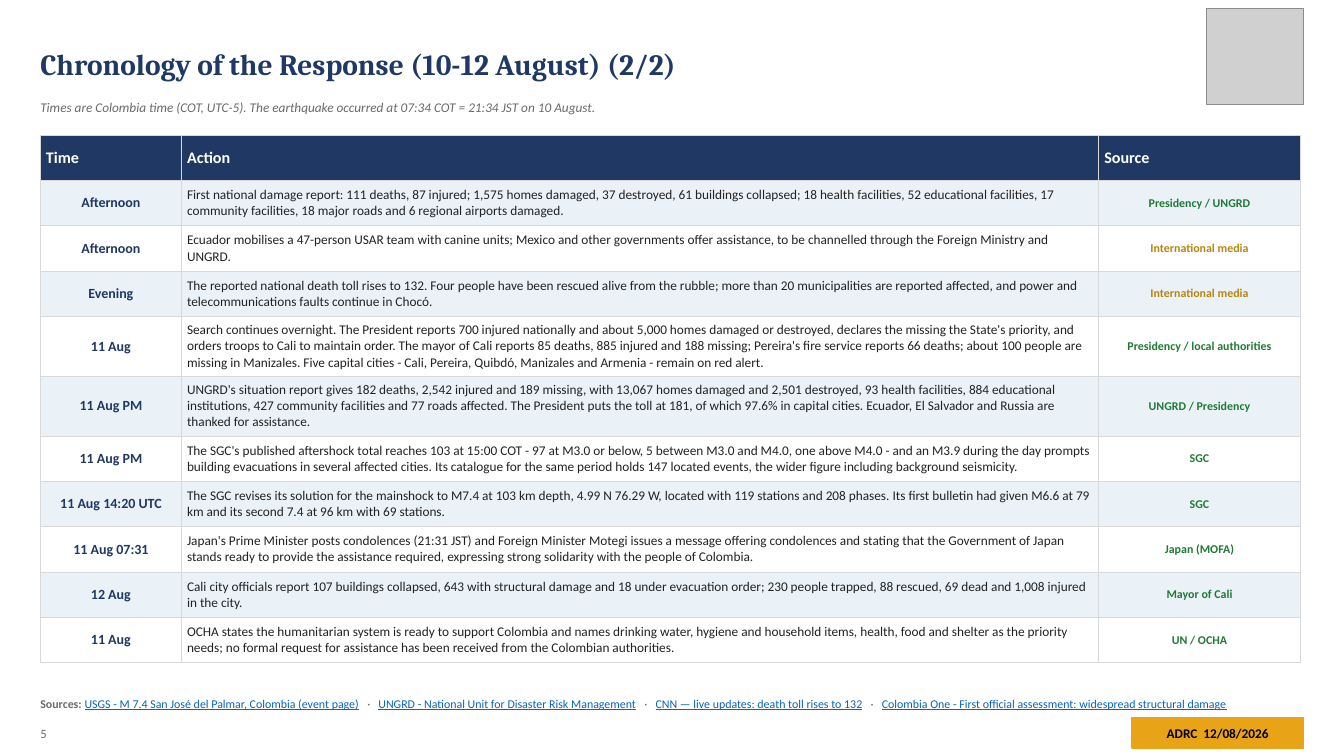
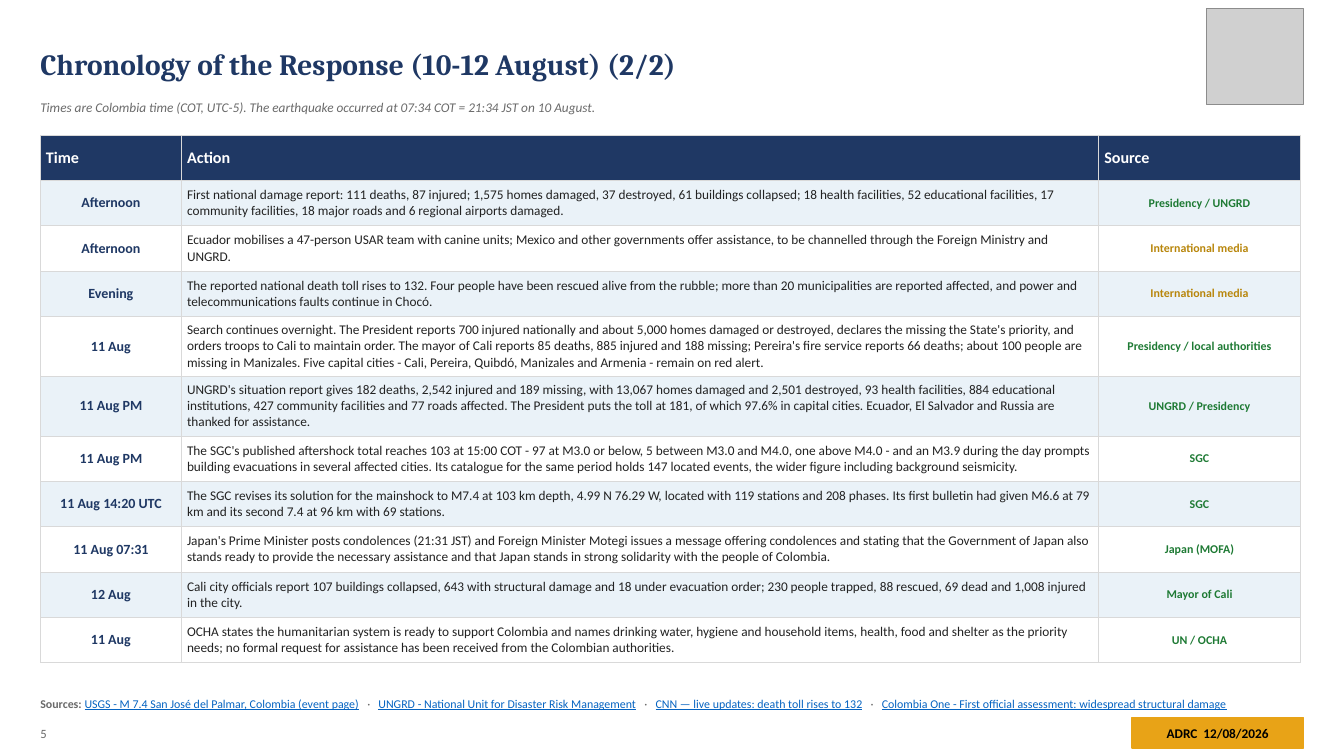
Before and after one commit to kochobi-max/whatsmap, a slide deck: slide 5 of reports/colombia_eq_20260810/output/ADRC_EQ_COL_Choco_20260810_EN.pptx. Drawn at 1344x756 pixels with LibreOffice and Linux fonts; fonts in the diff are those of the drawing; grey boxes stand for pictures. Boxes give left, top, right and bottom in pixels: in the first picture for what was removed or moved away, otherwise in the second. Text is boxed around its words. In the diff, an @@ line names an element or a change of style, - is before the commit and + after.

```diff
--- a/reports/colombia_eq_20260810/output/ADRC_EQ_COL_Choco_20260810_EN.pptx
+++ b/reports/colombia_eq_20260810/output/ADRC_EQ_COL_Choco_20260810_EN.pptx
@@ table at [40,135,1301,658] @@
-row 9, column 2: Japan's Prime Minister posts condolences (21:31 JST) and Foreign Minister Motegi issues a message offering condolences and stating that the Government of Japan stands ready to provide the assistance required, expressing strong solidarity with the people of Colombia.
+row 9, column 2: Japan's Prime Minister posts condolences (21:31 JST) and Foreign Minister Motegi issues a message offering condolences and stating that the Government of Japan also stands ready to provide the necessary assistance and that Japan stands in strong solidarity with the people of Colombia.
```
Also in this commit, not shown: 1 other slide changed, 6 other files.
